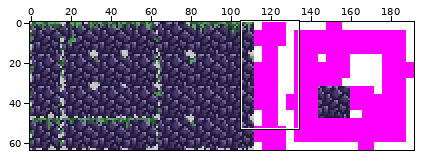
Two versions of one sprite sheet, screwbox-core/src/main/resources/assets/autotiles/rocks.png. Above, an overview of the earlier version with the close-up marked.
Close-up. Before:
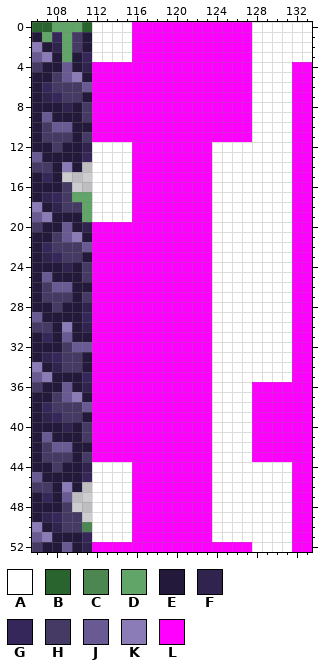
The file is 192x64 pixels. Shown: x 106..133, y 0..52.
Palette (. is transparent): A #ffffff  B #29642e  C #4c8651  D #62a568  E #231a3b  F #30244f  G #35275a  H #453a64  J #695a94  K #8b7cb7  L #ff00ff
Pixels before, first column x 106:
 0 BBDDDBAAAALLLLLLLLLLLLAAAAAA
 1 EDGDHEAAAALLLLLLLLLLLLAAAAAA
 2 KEFDHEAAAALLLLLLLLLLLLAAAAAA
 3 JKEDEGAAAALLLLLLLLLLLLAAAAAA
 4 HEEJEFLLLLLLLLLLLLLLLLAAAALL
 5 EEHJKELLLLLLLLLLLLLLLLAAAALL
 6 EGHHHJLLLLLLLLLLLLLLLLAAAALL
 7 EFGHHELLLLLLLLLLLLLLLLAAAALL
 8 EEEFEHLLLLLLLLLLLLLLLLAAAALL
 9 EJEEEHLLLLLLLLLLLLLLLLAAAALL
10 EHJJEELLLLLLLLLLLLLLLLAAAALL
11 EHHHEHLLLLLLLLLLLLLLLLAAAALL
12 EEHEEFAAAALLLLLLLLAAAAAAAALL
13 JEEEEGAAAALLLLLLLLAAAAAAAALL
14 HHEKE.AAAALLLLLLLLAAAAAAAALL
15 EGE...AAAALLLLLLLLAAAAAAAALL
16 EEEH..AAAALLLLLLLLAAAAAAAALL
17 EFGHDDAAAALLLLLLLLAAAAAAAALL
18 KEFHHDAAAALLLLLLLLAAAAAAAALL
19 JKEEEDAAAALLLLLLLLAAAAAAAALL
20 HEEJEFLLLLLLLLLLLLAAAAAAAALL
21 EEHJKELLLLLLLLLLLLAAAAAAAALL
22 EGHHHJLLLLLLLLLLLLAAAAAAAALL
23 EFGHHELLLLLLLLLLLLAAAAAAAALL
24 EEEFEHLLLLLLLLLLLLAAAAAAAALL
25 EJEEEHLLLLLLLLLLLLAAAAAAAALL
26 EHJJEELLLLLLLLLLLLAAAAAAAALL
27 EHHHEHLLLLLLLLLLLLAAAAAAAALL
28 EEHEEFLLLLLLLLLLLLAAAAAAAALL
29 JEEEEGLLLLLLLLLLLLAAAAAAAALL
30 HHEKEFLLLLLLLLLLLLAAAAAAAALL
31 EGEJEELLLLLLLLLLLLAAAAAAAALL
32 EEEHJJLLLLLLLLLLLLAAAAAAAALL
33 EFGHHELLLLLLLLLLLLAAAAAAAALL
34 KEFHHELLLLLLLLLLLLAAAAAAAALL
35 JKEEEGLLLLLLLLLLLLAAAAAAAALL
36 HEEJEFLLLLLLLLLLLLAAAALLLLLL
37 EEHJKELLLLLLLLLLLLAAAALLLLLL
38 EGHHHJLLLLLLLLLLLLAAAALLLLLL
39 EFGHHELLLLLLLLLLLLAAAALLLLLL
40 EEEFEHLLLLLLLLLLLLAAAALLLLLL
41 EJEEEHLLLLLLLLLLLLAAAALLLLLL
42 EHJJEELLLLLLLLLLLLAAAALLLLLL
43 EHHHEHLLLLLLLLLLLLAAAALLLLLL
44 EEHEEFAAAALLLLLLLLAAAAAAAALL
45 JEEEEGAAAALLLLLLLLAAAAAAAALL
46 HHEKE.AAAALLLLLLLLAAAAAAAALL
47 EGEJ..AAAALLLLLLLLAAAAAAAALL
48 EEEH..AAAALLLLLLLLAAAAAAAALL
49 EFGHH.AAAALLLLLLLLAAAAAAAALL
50 KEFHHCAAAALLLLLLLLAAAAAAAALL
51 JKEEEGAAAALLLLLLLLAAAAAAAALL
52 HEEJEFLLLLLLLLLLLLLLLLAAAALL
After the commit:
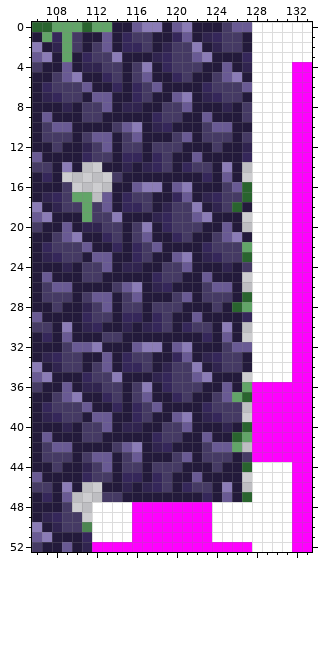
From old to new:
Changed rows in their new state; - is an unchanged pixel.
first column x 112:
 0 DDEEJKKEJKEEEHJJ
 1 EJEGHHEEGJEFGHHE
 2 HJEGGHEFHHKEFHHE
 3 HHKEEEFGHHJKEEEG
 4 FHHEHKEGHHHEEJEF
 5 EGHEHJEEGHEEHJKE
 6 EEGEGHJEEEEGHHHJ
 7 JJEEGHEEJKEFGHHE
 8 HJEFFEEHHJEEEFEH
 9 HEEEEEGHHEEJEEEH
10 EEHJKEFGEEEHJJEE
11 JJEHJEEEHJEHHHEH
12 HJEHHEHHHEEEHEEF
13 HHEGGEGHEEJEEEEG
14 .EEFEFGHEGHHEKE.
15 ..HEEEEEEEEGEJE.
16 ..EEJKKEJKEEEHJB
17 .JEGHHEEGJEFGHHB
18 HJEGGHEFHHKEFHBE
19 HHKEEEFGHHJKEEE.
20 FHHEHKEGHHHEEJE.
21 EGHEHJEEGHEEHJKE
22 EEGEGHJEEEEGHHHD
23 JJEEGHEEJKEFGHHB
24 HJEFFEEHHJEEEFEH
25 HEEEEEGHHEEJEEE.
26 EEHJKEFGEEEHJJE.
27 JJEHJEEEHJEHHHEB
28 HJEHHEHHHEEEHEBD
29 HHEGGEGHEEJEEEEG
30 GEEFEFGHEGHHEKE.
31 EHHEEEEEEEEGEJE.
32 KEEEJKKEJKEEEHJJ
33 EJEGHHEEGJEFGHHE
34 HJEGGHEFHHKEFHHE
35 HHKEEEFGHHJKEEE.
36 FHHEHKEGHHHEEJED
37 EGHEHJEEGHEEHJDB
38 EEGEGHJEEEEGHHH.
39 JJEEGHEEJKEFGHH.
40 HJEFFEEHHJEEEFEB
41 HEEEEEGHHEEJEEBD
42 EEHJKEFGEEEHJJD.
43 JJEHJEEEHJEHHHEH
44 HJEHHEHHHEEEHEEB
45 HHEGGEGHEEJEEEE.
46 .EEFEFGHEGHHEKE.
47 .HHEEEEEEEEGEJEB
Boxes around the changes in both close-ups, in picture pixels (x1, y1, x2, y2):
changed: (92, 22, 252, 502)
